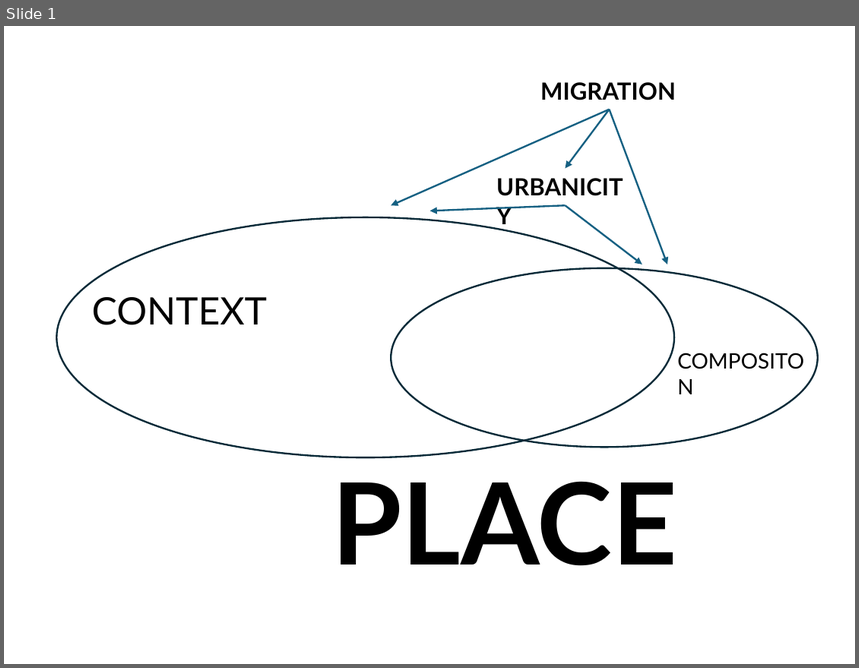
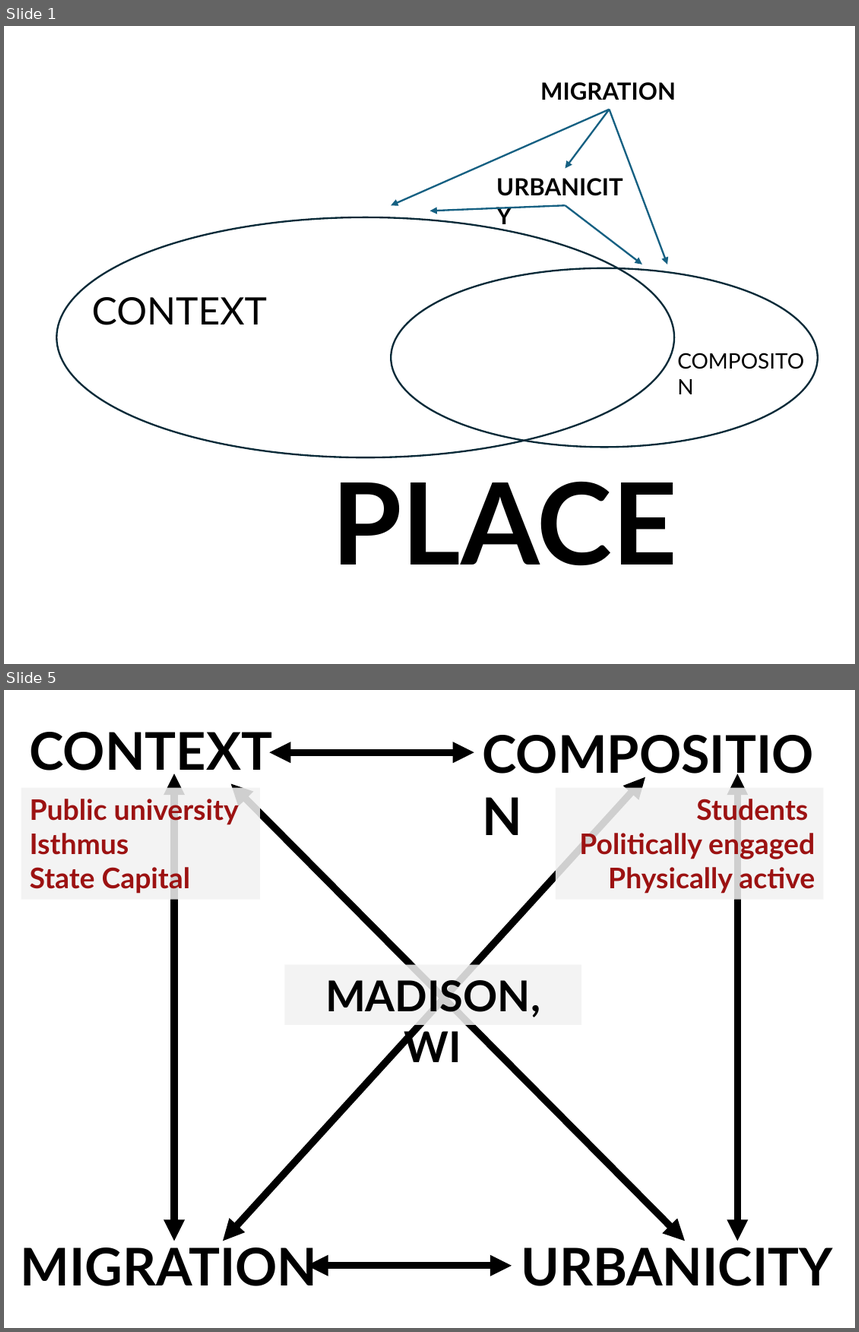
Before and after one commit to hannaheow/dissertation, a slide deck: images/framework.pptx. Shown one above the other, each under a label of ours: slide 1 before the commit, slides 1 and 5 after it; the slides between them are not shown. The pictures are 859x668 and 859x1332 pixels, drawn with LibreOffice and Linux fonts; fonts in the diff are those of the drawing. Boxes give left, top, right and bottom in pixels: in the first picture for what was removed or moved away, otherwise in the second. Text is boxed around its words. In the diff, an @@ line names an element or a change of style, - is before the commit and + after.

```diff
--- a/images/framework.pptx
+++ b/images/framework.pptx
@@ slide 5 added at box(4, 690, 855, 1328), background #FFFFFF @@
@@ text added at box(30, 732, 273, 780), 44 pt, text #000000, bold @@
+CONTEXT
@@ text added at box(474, 717, 855, 788), 44 pt, text #000000, bold @@
+COMPOSITION
@@ double arrow added from (269, 752) to (474, 752), #000000 6 pt @@
@@ double arrow added from (174, 1242) to (174, 774), #000000 6 pt @@
@@ double arrow added from (223, 1242) to (645, 777), #000000 6 pt @@
@@ double arrow added from (737, 774) to (737, 1242), #000000 6 pt @@
@@ rectangle added at box(21, 788, 260, 900), fill #F2F2F2 at 86% opacity, 24 pt, text #9C1212, bold @@
+Public university
+Isthmus
+State Capital
@@ double arrow added from (231, 783) to (685, 1242), #000000 6 pt @@
@@ rectangle added at box(556, 788, 824, 900), fill #F2F2F2 at 86% opacity, 24 pt, text #9C1212, bold @@
+Students
+Politically engaged
+Physically active
@@ rectangle added at box(285, 965, 582, 1025), fill #F2F2F2 at 86% opacity, 36 pt, text #000000, bold @@
+MADISON, WI
@@ text added at box(21, 1241, 318, 1287), 44 pt, text #000000, bold @@
+MIGRATION
@@ text added at box(521, 1241, 832, 1287), 44 pt, text #000000, bold @@
+URBANICITY
@@ double arrow added from (307, 1266) to (512, 1266), #000000 6 pt @@
```
Also in this commit, not shown: 5 other slides added, 19 other files.
